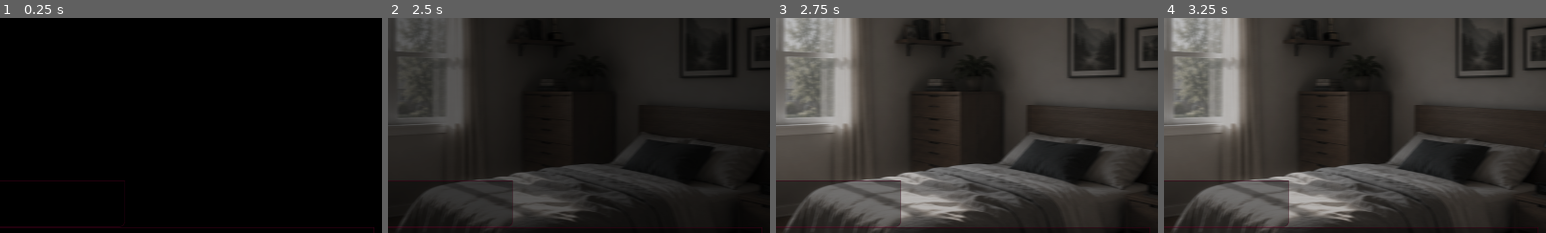
Above: before the commit, frames 1-4 (left to right).
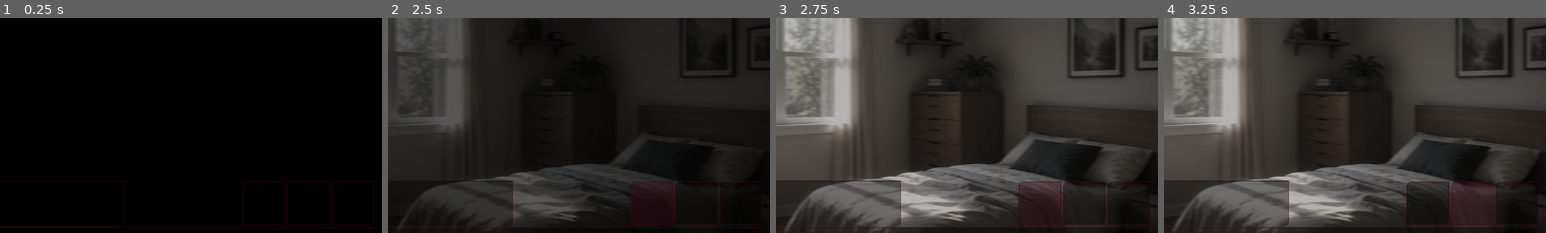
Above: after the commit, the same moments.

Repository: candydaisy/UntitledIllness
Game: Godot game, scene res://Scenes/Characters/Story.tscn
Two runs of this game, one before a commit and one after it. Both use one fixed random seed, a clock stepped at 60 frames per second and the inputs below. This scene is started directly instead of the project's main scene.
Inputs (mouse positions are % of the whole screen's width and height, from its top left):
- Up to frame 1 (0.25 s): no input
- Up to frame 2 (2.5 s): click (79, 64) at 0.52 s; click (74, 64) at 1.27 s; click (68, 64) at 2.02 s
- Up to frame 3 (2.75 s): no input
- Up to frame 4 (3.25 s): click (74, 64) at 2.77 s
The pictures show only the part of the screen within x 33-83%, y 21-71%; the shares and areas given below are measured in that part.

The runs differ from the first frame. In frame 1, 0.6% of the frame differs, in the area x 63-98%, y 76-97%; in frame 2, 0.3%; in frame 3, 1.0%; in frame 4, 1.0%.

Commit message:
Group dialog buttons and fix choice node paths
Co-Authored-By: Claude Opus 5.5 <noreply@anthropic.com>

Diff:
--- a/Scenes/Dialog/dialog.tscn
+++ b/Scenes/Dialog/dialog.tscn
@@ -72,7 +72,7 @@
 autowrap_mode = 3
 clip_text = true
 
-[node name="Choices" type="Control" parent="." unique_id=1738521739]
+[node name="Buttons" type="Control" parent="." unique_id=1738521739]
 layout_mode = 1
 anchors_preset = 15
 anchor_right = 1.0
@@ -80,7 +80,15 @@
 grow_horizontal = 2
 grow_vertical = 2
 
-[node name="choice3" type="Button" parent="Choices" unique_id=9271355]
+[node name="Choices" type="Control" parent="Buttons" unique_id=698977378]
+layout_mode = 1
+anchors_preset = 15
+anchor_right = 1.0
+anchor_bottom = 1.0
+grow_horizontal = 2
+grow_vertical = 2
+
+[node name="choice3" type="Button" parent="Buttons/Choices" unique_id=9271355]
 layout_mode = 1
 anchors_preset = 8
 anchor_left = 0.5
@@ -96,7 +104,7 @@
 theme = ExtResource("2_87kay")
 text = "1"
 
-[node name="choice2" type="Button" parent="Choices" unique_id=959835235]
+[node name="choice2" type="Button" parent="Buttons/Choices" unique_id=959835235]
 layout_mode = 1
 anchors_preset = 8
 anchor_left = 0.5
@@ -112,7 +120,7 @@
 theme = ExtResource("2_87kay")
 text = "2"
 
-[node name="choice1" type="Button" parent="Choices" unique_id=2010027129]
+[node name="choice1" type="Button" parent="Buttons/Choices" unique_id=2010027129]
 layout_mode = 1
 anchors_preset = 8
 anchor_left = 0.5
@@ -127,3 +135,53 @@
 grow_vertical = 2
 theme = ExtResource("2_87kay")
 text = "3"
+
+[node name="Others" type="Control" parent="Buttons" unique_id=1564511563]
+anchors_preset = 0
+offset_right = 40.0
+offset_bottom = 40.0
+
+[node name="Setting" type="Button" parent="Buttons/Others" unique_id=301702113]
+layout_mode = 1
+anchors_preset = 8
+anchor_left = 0.5
+anchor_top = 0.5
+anchor_right = 0.5
+anchor_bottom = 0.5
+offset_left = 1204.0
+offset_top = 515.0
+offset_right = 1294.0
+offset_bottom = 605.0
+grow_horizontal = 2
+grow_vertical = 2
+theme = ExtResource("2_87kay")
+
+[node name="Auto" type="Button" parent="Buttons/Others" unique_id=1480524365]
+layout_mode = 1
+anchors_preset = 8
+anchor_left = 0.5
+anchor_top = 0.5
+anchor_right = 0.5
+anchor_bottom = 0.5
+offset_left = 1111.0
+offset_top = 515.0
+offset_right = 1201.0
+offset_bottom = 605.0
+grow_horizontal = 2
+grow_vertical = 2
+theme = ExtResource("2_87kay")
+
+[node name="Button3" type="Button" parent="Buttons/Others" unique_id=928245122]
+layout_mode = 1
+anchors_preset = 8
+anchor_left = 0.5
+anchor_top = 0.5
+anchor_right = 0.5
+anchor_bottom = 0.5
+offset_left = 1018.0
+offset_top = 515.0
+offset_right = 1108.0
+offset_bottom = 605.0
+grow_horizontal = 2
+grow_vertical = 2
+theme = ExtResource("2_87kay")
--- a/Scripts/StoryEngine/story_player.gd
+++ b/Scripts/StoryEngine/story_player.gd
@@ -21,11 +21,11 @@
 @onready var dialog := $Cenfix/Dialog #dialog panel
 @onready var speaker_label : Label = dialog.speaker
 @onready var text_label : RichTextLabel = dialog.dialog_line #dialog text
-@onready var choices_container : Control = $Cenfix/Dialog/Choices
+@onready var choices_container : Control = $Cenfix/Dialog/Buttons/Choices
 @onready var choice_buttons := [
-	$Cenfix/Dialog/Choices/choice1,
-	$Cenfix/Dialog/Choices/choice2,
-	$Cenfix/Dialog/Choices/choice3,
+	$Cenfix/Dialog/Buttons/Choices/choice1,
+	$Cenfix/Dialog/Buttons/Choices/choice2,
+	$Cenfix/Dialog/Buttons/Choices/choice3,
 ]
 
 
